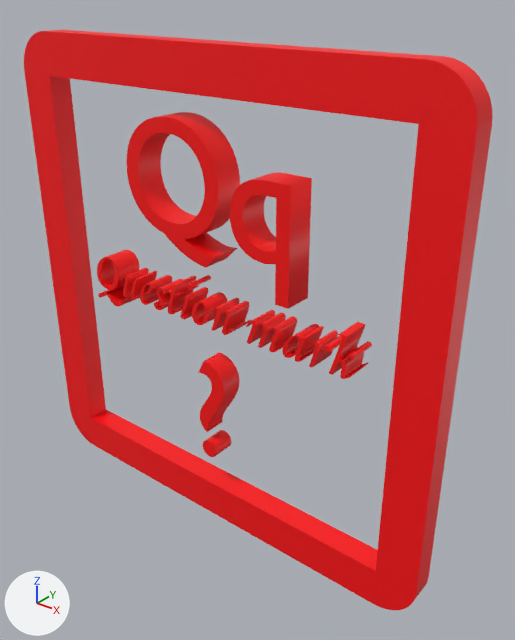
Two versions of the glTF model assets/models/Letter/Letter_Q.glb, one commit apart.
Before and after are seen from a 50 mm camera at (1.75, -0.68, 2.92) aimed at (0.14, 1.32, 1.68). Lighting does not change. The marker at lower left points along +X, +Y and +Z. Where no turn or scale is listed for an object, it has been applied to the vertices.

In view in the first picture: 'Cube', 'Text', 'Text.001', 'Text.002'.
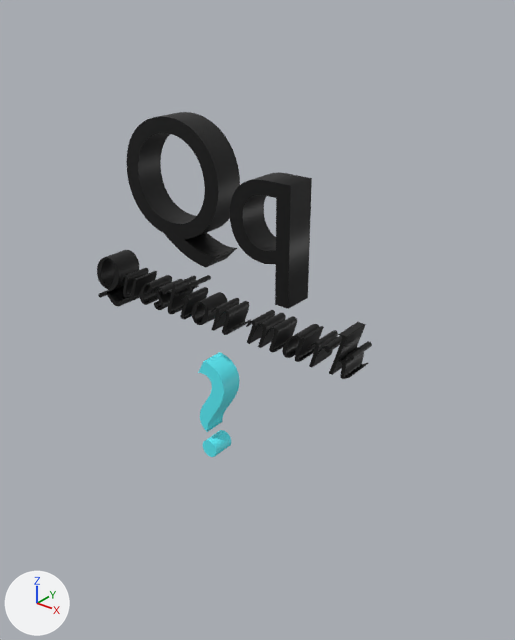
The change, as JSON lines over the scene's bpy script:
```json
{"op": "set", "path": "mat_material_004.base_color", "old": "(1.0, 0.0, 0.0)", "new": "(0.0, 0.0, 0.0)", "note": "red #ff0000 -> black #000000"}
{"op": "set", "path": "mat_material_010.base_color", "old": "(1.0, 0.0, 0.0)", "new": "(0.108, 0.904, 1.0)", "note": "red #ff0000 -> cyan #5cf4ff"}
{"op": "set", "path": "mat_material_003.base_color", "old": "(1.0, 0.0, 0.0)", "new": "(0.0, 0.0, 0.0)", "note": "red #ff0000 -> black #000000"}
{"op": "remove", "block": "ob_cube", "code": ["ob_cube = bpy.data.objects.new('Cube', me_cube)", "ob_cube.location = (0.0, 1.226, 1.716)"]}
```

Pixel boxes [x1, y1, x2, y2] of what changed, in the pictures (515 x 640 px):
```json
{"object": "Cube", "change": "deleted", "before": [24, 30, 493, 610], "on screen": "red"}
{"object": "Text", "change": "recoloured", "before": [126, 112, 312, 309], "after": [126, 112, 312, 309], "on screen": "red to black"}
{"object": "Text.001", "change": "recoloured", "before": [97, 250, 372, 379], "after": [97, 250, 372, 379], "on screen": "red to black"}
{"object": "Text.002", "change": "recoloured", "before": [198, 352, 240, 457], "after": [198, 352, 240, 457], "on screen": "red to cyan"}
```
